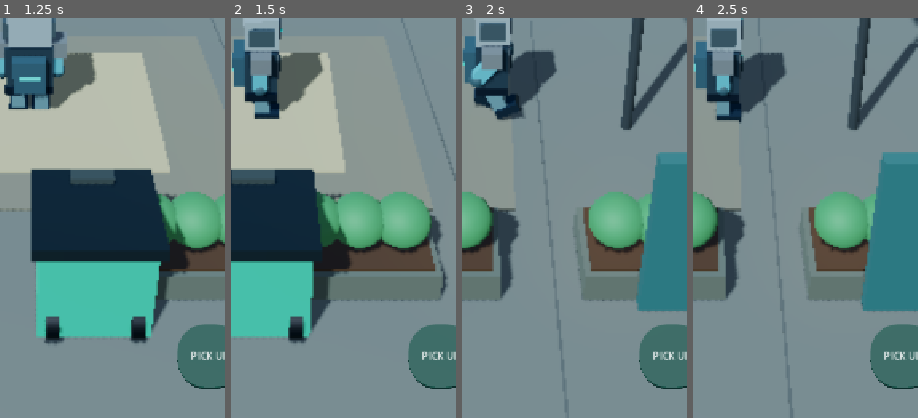
Above: before the commit, frames 1-4 (left to right).
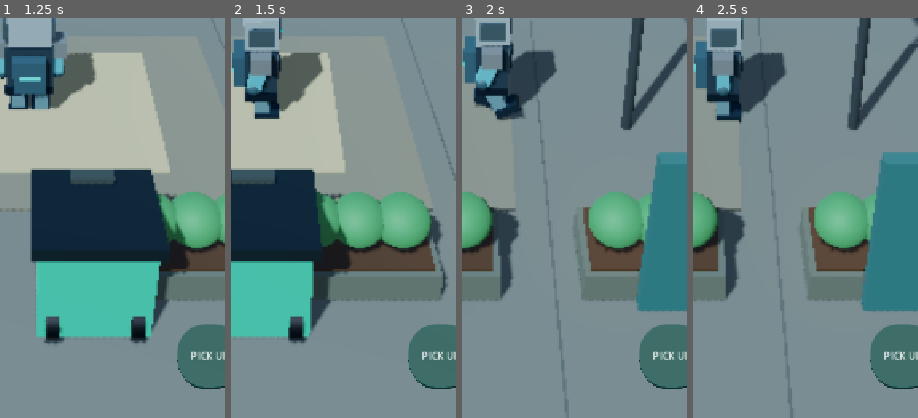
Above: after the commit, the same moments.

Repository: zekainstabot/trash-empire
Game: Godot game, scene res://Scenes/Main.tscn
Two runs of this game, one before a commit and one after it. Both use one fixed random seed, a clock stepped at 60 frames per second and the inputs below.
Inputs (mouse positions are % of the whole screen's width and height, from its top left):
- Up to frame 1 (1.25 s): click "▶ PLAY" at 0.5 s
- Up to frame 2 (1.5 s): move the mouse to (72, 45) at 1.27 s; hold D (move_right) from 1.28 s (still down); click (72, 45) at 1.42 s
- Up to frame 3 (2 s): keep holding D (move_right)
- Up to frame 4 (2.5 s): release D (move_right) at 2 s; drag from (30, 55) to (45, 70) at 2.02 s
The pictures show only the part of the screen within x 43-93%, y 50-100%; the shares and areas given below are measured in that part.

Frame 1 is identical in both runs. In frame 2, 0.3% of the frame differs, in the area x 6-17%, y 13-20%; in frame 3, 0.3%, in the area x 3-16%, y 10-18%; in frame 4, less than 0.1%.

Commit message:
Animate robot magnet arm during auto pickup

Diff:
--- a/Scripts/main.gd
+++ b/Scripts/main.gd
@@ -1117,7 +1117,11 @@
 	robot_visual.position.y = bob
 	robot_visual.rotation.z = sin(robot_anim_time * 5.0) * 0.025 if moving else sin(robot_anim_time * 1.5) * 0.012
 	robot_left_arm.rotation.x = stride * 0.65
-	robot_right_arm.rotation.x = -stride * 0.65 - (0.18 if auto_pickup_level > 0 else 0.0)
+	var normal_right_arm := -stride * 0.65 - (0.18 if auto_pickup_level > 0 else 0.0)
+	# Lift the magnet hand while it is pulling the selected piece of trash.
+	var magnet_is_working := auto_pickup_level > 0 and is_instance_valid(auto_pickup_target)
+	var arm_target_angle := -1.05 if magnet_is_working else normal_right_arm
+	robot_right_arm.rotation.x = lerp_angle(robot_right_arm.rotation.x, arm_target_angle, clampf(delta * 9.0, 0.0, 1.0))
 	robot_left_leg.rotation.x = -stride * 0.48
 	robot_right_leg.rotation.x = stride * 0.48
 	robot_head.rotation.y = sin(robot_anim_time * 1.3) * 0.045
